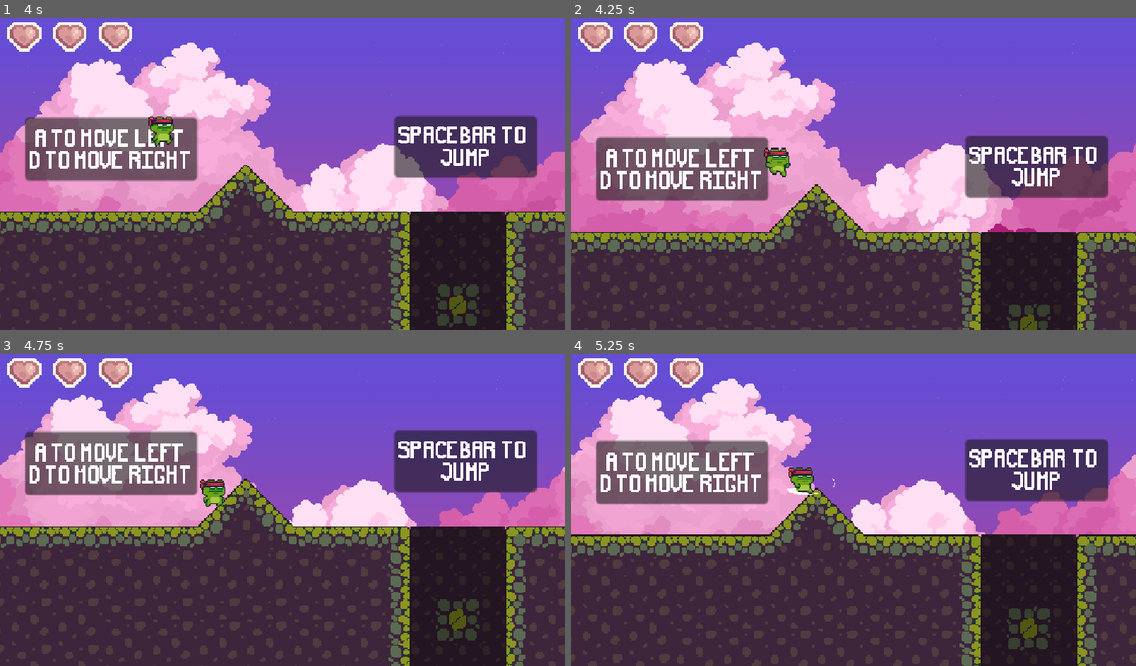
Above: before the commit, frames 1-4 (two rows, left to right).
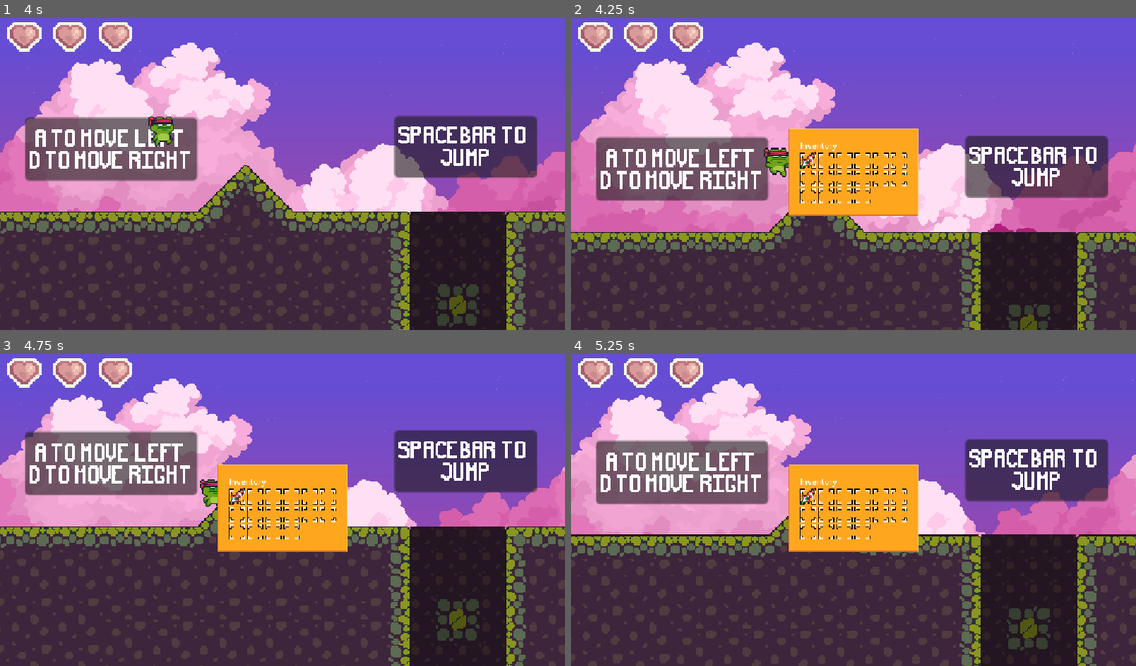
Above: after the commit, the same moments.

Repository: seahjiale/Austeria
Game: Godot game, scene res://Assets/Scenes/Areas/area_1.tscn
The game is run twice, just before and just after one commit, with the same random seed, the same clock (stepped at 60 frames per second) and the same inputs.
Inputs (mouse positions are in pixels of both pictures, inside the frame that each line leads up to):
- Up to frame 1 (4 s): tap Enter every 0.75 s from 0.5 to 3.5 s; move the mouse to (406, 155) at 0.52 s; press the mouse at (406, 155) at 0.53 s; hold D (move_right) 0.53-1.25 s; tap Space (jump) at 0.77, 3.77 s; release the mouse at (406, 155) at 1.25 s; drag from (169, 186) to (361, 145) at 1.27 s; move the mouse to (339, 102) at 2.02 s; press the mouse at (339, 102) at 2.03 s; hold A (move_left) 2.03-2.75 s; release the mouse at (339, 102) at 2.75 s; drag from (254, 236) to (361, 83) at 2.77 s; move the mouse to (452, 217) at 3.52 s; press the mouse at (452, 217) at 3.53 s; hold D (move_right) from 3.53 s (still down)
- Up to frame 2 (4.25 s): keep holding D (move_right); tap I (inventory, bound only after the commit) at 4.15 s
- Up to frame 3 (4.75 s): release D (move_right) at 4.25 s; release the mouse at (452, 553) at 4.25 s; tap Enter at 4.25 s; drag from (113, 460) to (197, 428) at 4.27 s
- Up to frame 4 (5.25 s): move the mouse to (881, 506) at 5.02 s; press the mouse at (881, 506) at 5.03 s; hold D (move_right) from 5.03 s (still down)

Frame 1 is identical in both runs. In frame 2, 6.4% of the frame differs, in the area x 38-62%, y 35-64%; in frame 3, 6.4%; in frame 4, 6.4%.

Commit message:
inventory

Diff:
--- /dev/null
+++ b/Assets/Items/Resources/InventoryWindow.gd
@@ -0,0 +1,79 @@
+extends Control
+
+@export var inventory_data : InventoryData
+var current_dragged_item_data : Dictionary
+
+func _process(delta: float) -> void:
+	if not has_node("ItemDrag"):
+		return
+	get_node("ItemDrag").position = get_global_mouse_position()
+
+func _ready() -> void:
+	visible = false
+	update_inventory_data()
+	connect_signals()
+
+func connect_signals() -> void:
+	GlobalSignals.update_inventory.connect(update_inventory_data)
+
+func update_inventory_data() -> void:
+	for slot in %SlotGroup.get_children():
+		slot.queue_free()
+
+	for item_data in inventory_data.item_data:
+		var new_slot = preload("res://Assets/Items/Resources/Slot.tscn").instantiate()
+		new_slot.current_item = item_data
+		%SlotGroup.add_child(new_slot)
+
+func _input(event: InputEvent) -> void:
+	if event.is_action_pressed("inventory"):
+		visible = !visible
+		return
+
+	if not visible:
+		return
+
+	if event.is_action_pressed("drag_items"):
+		var hovered_node = get_viewport().gui_get_hovered_control()
+		if hovered_node is Slot:
+			var current_index = hovered_node.get_index()
+			if not inventory_data.item_data[current_index]:
+				return
+			create_drag_item(current_index)
+			inventory_data.item_data[current_index] = null
+			GlobalSignals.update_inventory.emit()
+
+	if event.is_action_released("drag_items"):
+		var hovered_node = get_viewport().gui_get_hovered_control()
+		var item = current_dragged_item_data.get("Item")
+		var index = current_dragged_item_data.get("Index")
+
+		if item == null:
+			return
+
+		if hovered_node is Slot:
+			var target_index = hovered_node.get_index()
+
+			# If target slot has item, return dragged item to original slot for now
+			if inventory_data.item_data[target_index]:
+				inventory_data.item_data[index] = item
+			else:
+				inventory_data.item_data[target_index] = item
+		else:
+			# Dropped outside slot, return to original slot
+			inventory_data.item_data[index] = item
+
+		delete_dragged_item()
+		current_dragged_item_data.clear()
+		GlobalSignals.update_inventory.emit()
+
+func delete_dragged_item() -> void:
+	get_node("ItemDrag").queue_free()
+
+func create_drag_item(Index : int) -> void:
+	current_dragged_item_data = {"Item" : inventory_data.item_data[Index], "Index" : Index}
+	var new_drag_item : TextureRect = TextureRect.new()
+	new_drag_item.texture = inventory_data.item_data[Index].item_texture
+	new_drag_item.mouse_filter = Control.MOUSE_FILTER_IGNORE
+	new_drag_item.name = "ItemDrag"
+	add_child(new_drag_item)
--- /dev/null
+++ b/Assets/Items/Resources/Slot.gd
@@ -0,0 +1,20 @@
+extends TextureRect
+class_name Slot
+
+@export var current_item : ItemData
+
+# Called when the node enters the scene tree for the first time.
+func _ready() -> void:
+	set_item_slot()
+
+func set_item_slot() -> void:
+	if current_item == null:
+		%ItemTexture.texture = null
+		%ItemAmount.text = ""
+		return
+	%ItemTexture.texture = current_item.item_texture
+	%ItemAmount.text = str(current_item.item_amount)
+
+# Called every frame. 'delta' is the elapsed time since the previous frame.
+func _process(delta: float) -> void:
+	pass
--- /dev/null
+++ b/Assets/Items/Resources/Slot.tscn
@@ -0,0 +1,45 @@
+[gd_scene format=3 uid="uid://dcsgawp0drqf8"]
+
+[ext_resource type="Texture2D" uid="uid://crkoec41c87cw" path="res://Assets/Items/Sprites/InventorySpritesheet.png" id="1_mtfvv"]
+[ext_resource type="Script" uid="uid://dxcekcjvd4w2q" path="res://Assets/Items/Resources/Slot.gd" id="2_b13qe"]
+
+[sub_resource type="AtlasTexture" id="AtlasTexture_jwcrb"]
+atlas = ExtResource("1_mtfvv")
+region = Rect2(383.4796, 31.843021, 33.05786, 32.396717)
+
+[node name="Slot" type="TextureRect" unique_id=1300633949]
+offset_right = 65.0
+offset_bottom = 67.0
+mouse_filter = 0
+texture = SubResource("AtlasTexture_jwcrb")
+script = ExtResource("2_b13qe")
+
+[node name="ItemTexture" type="TextureRect" parent="." unique_id=1481526280]
+unique_name_in_owner = true
+layout_mode = 1
+anchors_preset = -1
+anchor_left = 0.31500003
+anchor_top = 0.39200002
+anchor_right = 0.592
+anchor_bottom = 0.68600005
+offset_left = -12.600001
+offset_top = -15.68
+offset_right = 16.32
+offset_bottom = 12.559998
+grow_horizontal = 2
+grow_vertical = 2
+mouse_filter = 2
+
+[node name="ItemAmount" type="Label" parent="." unique_id=854634246]
+unique_name_in_owner = true
+layout_mode = 1
+anchors_preset = -1
+anchor_right = 1.0
+anchor_bottom = 1.069
+offset_right = -3.0
+offset_bottom = -6.760002
+grow_horizontal = 2
+grow_vertical = 2
+text = "1"
+horizontal_alignment = 2
+vertical_alignment = 2
--- /dev/null
+++ b/Assets/Items/Resources/Sword.tres
@@ -0,0 +1,14 @@
+[gd_resource type="Resource" script_class="ItemData" format=3 uid="uid://d01s0xaw1ro2q"]
+
+[ext_resource type="Texture2D" uid="uid://c0umclx4884dj" path="res://Assets/Items/Sprites/Item SpriteSheet.png" id="1_w7ife"]
+[ext_resource type="Script" uid="uid://bqk8pbn8d871" path="res://Assets/Items/Scripts/ItemData.gd" id="2_oowlr"]
+
+[sub_resource type="AtlasTexture" id="AtlasTexture_w8fig"]
+atlas = ExtResource("1_w7ife")
+region = Rect2(287.60068, 291.38474, 31.200012, 28.00003)
+
+[resource]
+script = ExtResource("2_oowlr")
+item_name = "Sword"
+item_texture = SubResource("AtlasTexture_w8fig")
+metadata/_custom_type_script = "uid://bqk8pbn8d871"
--- /dev/null
+++ b/Assets/Items/Resources/TestInventory.tres
@@ -0,0 +1,10 @@
+[gd_resource type="Resource" script_class="InventoryData" format=3 uid="uid://c57bt8lkth5w6"]
+
+[ext_resource type="Script" uid="uid://bqk8pbn8d871" path="res://Assets/Items/Scripts/ItemData.gd" id="1_epfgw"]
+[ext_resource type="Resource" uid="uid://d01s0xaw1ro2q" path="res://Assets/Items/Resources/Sword.tres" id="2_l1qj1"]
+[ext_resource type="Script" uid="uid://chaglvwk65lhe" path="res://Assets/Items/Scripts/InventoryData.gd" id="3_lr7ih"]
+
+[resource]
+script = ExtResource("3_lr7ih")
+item_data = Array[ExtResource("1_epfgw")]([ExtResource("2_l1qj1"), null, null, null, null, null, null, null, null, null, null, null, null, null, null, null])
+metadata/_custom_type_script = "uid://chaglvwk65lhe"
--- /dev/null
+++ b/Assets/Items/Resources/inventory_window.tscn
@@ -0,0 +1,60 @@
+[gd_scene format=3 uid="uid://d3ms3748j2fig"]
+
+[ext_resource type="Script" uid="uid://chhofd013uuoq" path="res://Assets/Items/Resources/InventoryWindow.gd" id="1_tqy15"]
+[ext_resource type="Resource" uid="uid://c57bt8lkth5w6" path="res://Assets/Items/Resources/TestInventory.tres" id="2_l5ki2"]
+[ext_resource type="Texture2D" uid="uid://crkoec41c87cw" path="res://Assets/Items/Sprites/InventorySpritesheet.png" id="3_e8lhn"]
+
+[sub_resource type="AtlasTexture" id="AtlasTexture_uumu2"]
+atlas = ExtResource("3_e8lhn")
+region = Rect2(224.5292, 32.925858, 95.206665, 62.809967)
+
+[sub_resource type="StyleBoxTexture" id="StyleBoxTexture_eldnm"]
+texture = SubResource("AtlasTexture_uumu2")
+texture_margin_left = 4.0
+texture_margin_top = 4.0
+texture_margin_right = 4.0
+texture_margin_bottom = 4.0
+
+[node name="InventoryWindow" type="Control" unique_id=717162805]
+layout_mode = 3
+anchors_preset = 15
+anchor_right = 1.0
+anchor_bottom = 1.0
+grow_horizontal = 2
+grow_vertical = 2
+script = ExtResource("1_tqy15")
+inventory_data = ExtResource("2_l5ki2")
+
+[node name="Panel" type="PanelContainer" parent="." unique_id=720359412]
+layout_mode = 1
+anchors_preset = 8
+anchor_left = 0.5
+anchor_top = 0.5
+anchor_right = 0.5
+anchor_bottom = 0.5
+offset_left = -20.0
+offset_top = -20.0
+offset_right = 20.0
+offset_bottom = 20.0
+grow_horizontal = 2
+grow_vertical = 2
+theme_override_styles/panel = SubResource("StyleBoxTexture_eldnm")
+
+[node name="MarginContainer" type="MarginContainer" parent="Panel" unique_id=500627112]
+layout_mode = 2
+theme_override_constants/margin_left = 20
+theme_override_constants/margin_top = 20
+theme_override_constants/margin_right = 20
+theme_override_constants/margin_bottom = 20
+
+[node name="VBoxContainer" type="VBoxContainer" parent="Panel/MarginContainer" unique_id=657227770]
+layout_mode = 2
+
+[node name="Label" type="Label" parent="Panel/MarginContainer/VBoxContainer" unique_id=203730476]
+layout_mode = 2
+text = "Inventory"
+
+[node name="SlotGroup" type="GridContainer" parent="Panel/MarginContainer/VBoxContainer" unique_id=1586557225]
+unique_name_in_owner = true
+layout_mode = 2
+columns = 6
--- /dev/null
+++ b/Assets/Items/Scripts/InventoryData.gd
@@ -0,0 +1,4 @@
+extends Resource
+class_name InventoryData
+
+@export var item_data : Array[ItemData]
--- /dev/null
+++ b/Assets/Items/Scripts/ItemData.gd
@@ -0,0 +1,6 @@
+extends Resource
+class_name ItemData
+
+@export var item_name : String
+@export var item_texture : Texture2D
+@export var item_amount : int = 1
--- a/Assets/Scenes/Areas/area_1.tscn
+++ b/Assets/Scenes/Areas/area_1.tscn
@@ -28,6 +28,7 @@
 [ext_resource type="Script" uid="uid://e3v2eyjkik63" path="res://Assets/Scripts/cloud_2.gd" id="25_sxlx6"]
 [ext_resource type="Script" uid="uid://bbu1hwf0753cr" path="res://Assets/Scripts/big_cloud_2.gd" id="25_xb627"]
 [ext_resource type="Script" uid="uid://b5p6oig3m7op6" path="res://Assets/Scripts/small_cloud_2.gd" id="28_me1nw"]
+[ext_resource type="PackedScene" uid="uid://d3ms3748j2fig" path="res://Assets/Items/Resources/inventory_window.tscn" id="29_xb627"]
 
 [sub_resource type="TileSetAtlasSource" id="TileSetAtlasSource_ql8qi"]
 texture = ExtResource("1_3uyhe")
@@ -966,6 +967,11 @@
 centered = false
 script = ExtResource("28_me1nw")
 
+[node name="Inventory" type="CanvasLayer" parent="." unique_id=1324672093]
+
+[node name="InventoryWindow" parent="Inventory" unique_id=717162805 instance=ExtResource("29_xb627")]
+visible = false
+
 [connection signal="body_entered" from="SceneObjects/Map/MapBoundary/FallMechanic" to="SceneObjects/Map/MapBoundary/FallMechanic" method="_on_body_entered"]
 [connection signal="body_entered" from="SceneObjects/Map/Checkpoint1" to="SceneObjects/Map/Checkpoint1" method="_on_body_entered"]
 [connection signal="mouse_entered" from="UI/Pause/PauseMenu/ResumeButton" to="UI/Pause/PauseMenu/ResumeButton" method="_on_mouse_entered"]
--- /dev/null
+++ b/GlobalSignals.gd
@@ -0,0 +1,3 @@
+extends Node
+
+signal update_inventory
--- a/project.godot
+++ b/project.godot
@@ -19,6 +19,7 @@
 
 SceneTransition="*uid://duaxdyb2gsork"
 GameState="*uid://deciclxwgs3ae"
+GlobalSignals="*uid://c7brbk2avgae1"
 
 [display]
 
@@ -53,6 +54,16 @@
 "events": [Object(InputEventMouseButton,"resource_local_to_scene":false,"resource_name":"","device":-1,"window_id":0,"a …(253 unchanged characters)…
 ]
 }
+drag_items={
+"deadzone": 0.2,
+"events": [null, Object(InputEventMouseButton,"resource_local_to_scene":false,"resource_name":"","device":-1,"window_id":0,"alt_pressed":false,"shift_pressed":false,"ctrl_pressed":false,"meta_pressed":false,"button_mask":0,"position":Vector2(0, 0),"global_position":Vector2(0, 0),"factor":1.0,"button_index":1,"canceled":false,"pressed":false,"double_click":false,"script":null)
+]
+}
+inventory={
+"deadzone": 0.2,
+"events": [null, Object(InputEventKey,"resource_local_to_scene":false,"resource_name":"","device":0,"window_id":0,"alt_pressed":false,"shift_pressed":false,"ctrl_pressed":false,"meta_pressed":false,"pressed":false,"keycode":0,"physical_keycode":73,"key_label":0,"unicode":0,"location":0,"echo":false,"script":null)
+]
+}
 
 [physics]
 
Not shown, added: Assets/Items/Resources/InventoryWindow.gd.uid
Not shown, added: Assets/Items/Resources/Slot.gd.uid
Not shown, added: Assets/Items/Scripts/InventoryData.gd.uid
Not shown, added: Assets/Items/Scripts/ItemData.gd.uid
Binary file added: Assets/Items/Sprites/InventorySpritesheet.png
Not shown, added: Assets/Items/Sprites/InventorySpritesheet.png.import
Binary file added: Assets/Items/Sprites/Item SpriteSheet.png
Not shown, added: Assets/Items/Sprites/Item SpriteSheet.png.import
Not shown, added: GlobalSignals.gd.uid
